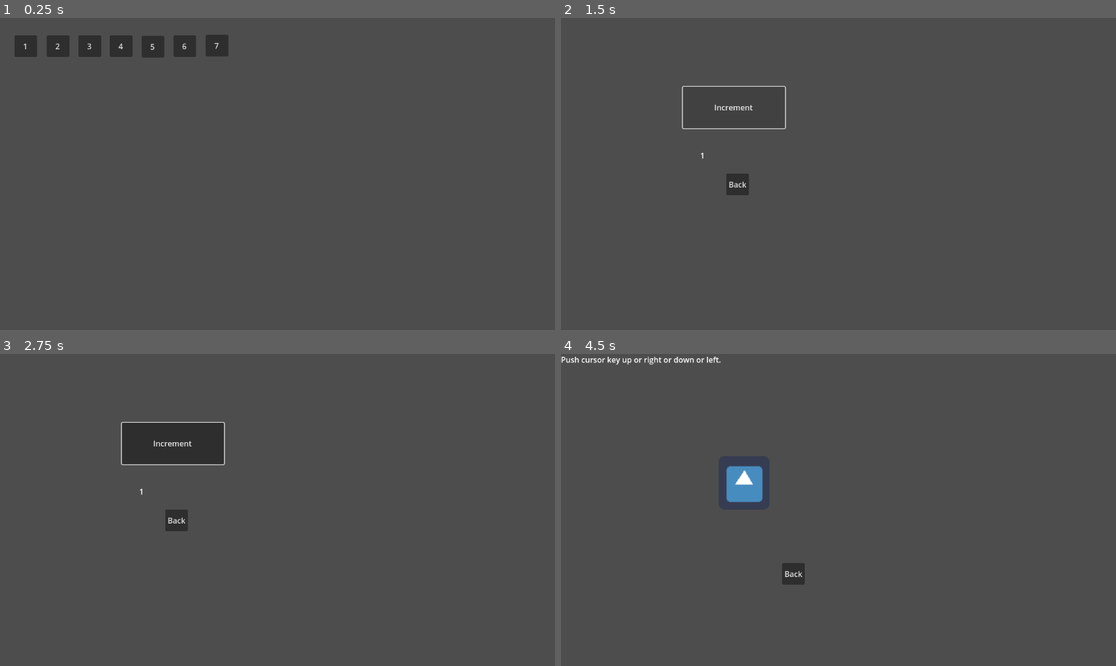
Above: before the commit, frames 1-4 (two rows, left to right).
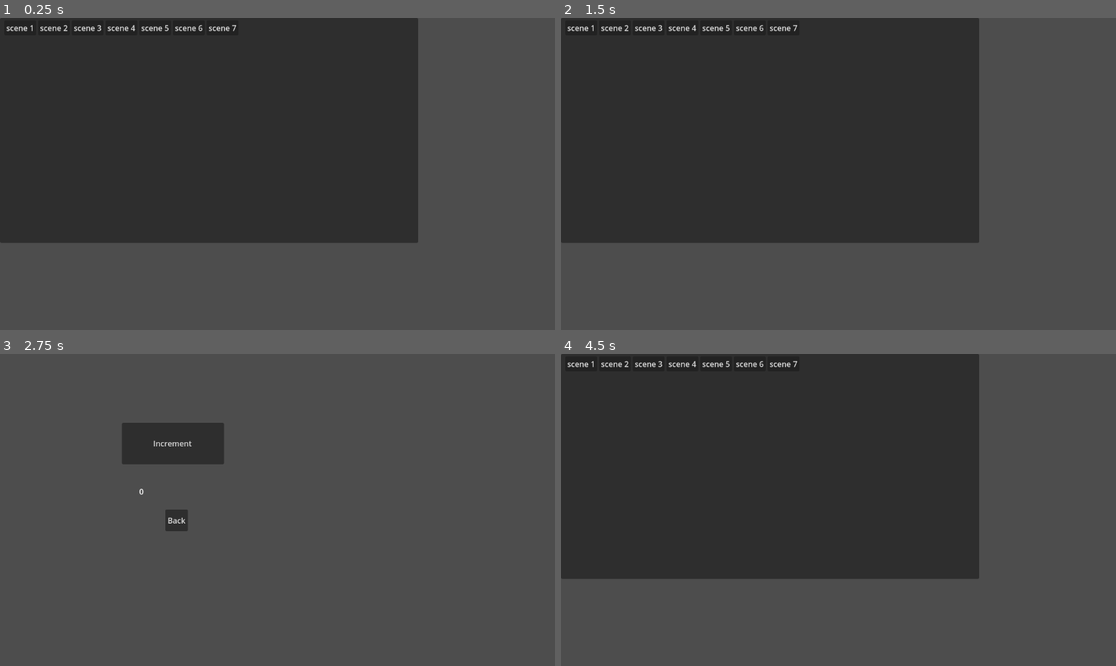
Above: after the commit, the same moments.

Repository: jiro4989/godot_practice
Game: Godot game, scene res://Top.tscn
Two runs of this game, one before a commit and one after it. Both use one fixed random seed, a clock stepped at 60 frames per second and the inputs below. The engine's default icon, where the game draws it, is replaced by a stand-in: a white triangle on a blue panel in a dark square.
Inputs (mouse positions are in pixels of both pictures, inside the frame that each line leads up to):
- Up to frame 1 (0.25 s): no input
- Up to frame 2 (1.5 s): click (588, 46) at 0.5 s, where only the run before the commit has a clickable "1"; click (733, 108) at 1.25 s, where only the run before the commit has a clickable "Increment"
- Up to frame 3 (2.75 s): click (22, 363) at 2 s, where only the run after the commit has a clickable "scene 1"
- Up to frame 4 (4.5 s): click "Increment" at 2.75 s; click "Back" at 3.5 s; click (616, 382) at 4.25 s, where only the run before the commit has a clickable "2"

The runs differ from the first frame. In frame 1, 52% of the frame differs, in the area x 0-76%, y 0-72%; in frame 2, 52%; in frame 3, 0.2%; in frame 4, 54%, in the area x 0-76%, y 0-74%.

Commit message:
fix: トップ画面のレイアウトをHBoxContainerに変更

Diff:
--- a/Top.tscn
+++ b/Top.tscn
@@ -1,46 +1,52 @@
 [gd_scene load_steps=2 format=3 uid="uid://bt04nllmprarn"]
 
-[ext_resource type="PackedScene" path="res://src/s000_top/button.tscn" id="2"]
+[ext_resource type="PackedScene" uid="uid://bfg065cqi0hbg" path="res://src/s000_top/button2.tscn" id="2_t5pbu"]
 
 [node name="Node2D" type="Node2D"]
 
-[node name="Control" type="Control" parent="."]
-layout_mode = 3
-anchors_preset = 0
-offset_right = 40.0
-offset_bottom = 40.0
+[node name="base" type="Panel" parent="."]
+offset_right = 868.0
+offset_bottom = 467.0
 
-[node name="Button001" parent="Control" instance=ExtResource("2")]
-position = Vector2(30, 36)
-label = "1"
+[node name="buttons" type="HBoxContainer" parent="base"]
+layout_mode = 1
+anchors_preset = -1
+anchor_left = 0.01
+anchor_top = 0.01
+anchor_right = 0.01
+anchor_bottom = 0.01
+
+[node name="btn_1" parent="base/buttons" instance=ExtResource("2_t5pbu")]
+layout_mode = 2
+label = "scene 1"
 scene_path = "res://src/s001_counter/scene.tscn"
 
-[node name="Button002" parent="Control" instance=ExtResource("2")]
-position = Vector2(97, 36)
-label = "2"
+[node name="btn_2" parent="base/buttons" instance=ExtResource("2_t5pbu")]
+layout_mode = 2
+label = "scene 2"
 scene_path = "res://src/s002_keyinput/scene.tscn"
 
-[node name="Button003" parent="Control" instance=ExtResource("2")]
-position = Vector2(163, 36)
-label = "3"
+[node name="btn_3" parent="base/buttons" instance=ExtResource("2_t5pbu")]
+layout_mode = 2
+label = "scene 3"
 scene_path = "res://src/s003_move_camera/scene.tscn"
 
-[node name="Button004" parent="Control" instance=ExtResource("2")]
-position = Vector2(228, 36)
-label = "4"
+[node name="btn_4" parent="base/buttons" instance=ExtResource("2_t5pbu")]
+layout_mode = 2
+label = "scene 4"
 scene_path = "res://src/s004_change_ui_text/scene.tscn"
 
-[node name="Button005" parent="Control" instance=ExtResource("2")]
-position = Vector2(294, 37)
-label = "5"
+[node name="btn_5" parent="base/buttons" instance=ExtResource("2_t5pbu")]
+layout_mode = 2
+label = "scene 5"
 scene_path = "res://src/s005_enemy_ui/scene.tscn"
 
-[node name="Button006" parent="Control" instance=ExtResource("2")]
-position = Vector2(360, 36)
-label = "6"
+[node name="btn_6" parent="base/buttons" instance=ExtResource("2_t5pbu")]
+layout_mode = 2
+label = "scene 6"
 scene_path = "res://src/s006_bgm/scene.tscn"
 
-[node name="Button007" parent="Control" instance=ExtResource("2")]
-position = Vector2(427, 35)
-label = "7"
+[node name="btn_7" parent="base/buttons" instance=ExtResource("2_t5pbu")]
+layout_mode = 2
+label = "scene 7"
 scene_path = "res://src/s007_richtext/scene.tscn"
--- /dev/null
+++ b/src/s000_top/button2.gd
@@ -0,0 +1,17 @@
+extends Button
+
+# ボタンのラベル
+@export var label: String
+# ボタンをクリックしたときの遷移先のシーンパスを指定する
+@export var scene_path: String
+
+# Called when the node enters the scene tree for the first time.
+func _ready():
+	self.text = label
+
+# Called every frame. 'delta' is the elapsed time since the previous frame.
+func _process(delta):
+	pass
+
+func _on_pressed():
+	get_tree().change_scene_to_file(scene_path)
--- /dev/null
+++ b/src/s000_top/button2.tscn
@@ -0,0 +1,13 @@
+[gd_scene load_steps=2 format=3 uid="uid://bfg065cqi0hbg"]
+
+[ext_resource type="Script" path="res://src/s000_top/button2.gd" id="1_r0e3h"]
+
+[node name="button2" type="Button"]
+anchors_preset = 15
+anchor_right = 1.0
+anchor_bottom = 1.0
+grow_horizontal = 2
+grow_vertical = 2
+script = ExtResource("1_r0e3h")
+
+[connection signal="pressed" from="." to="." method="_on_pressed"]
